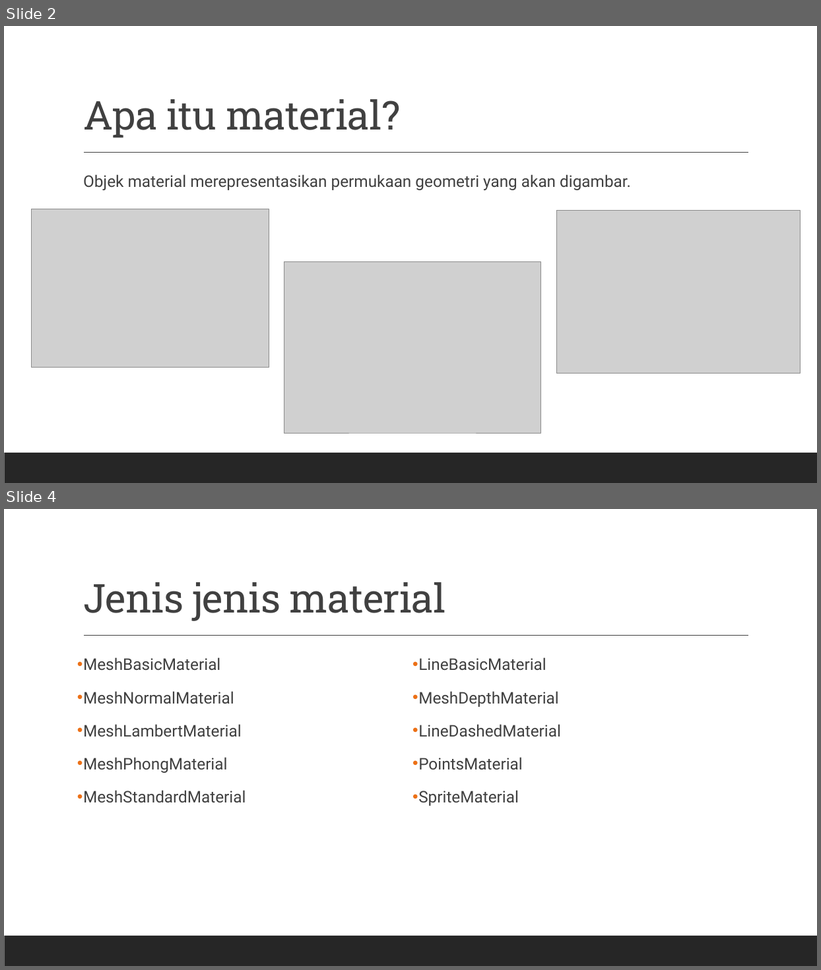
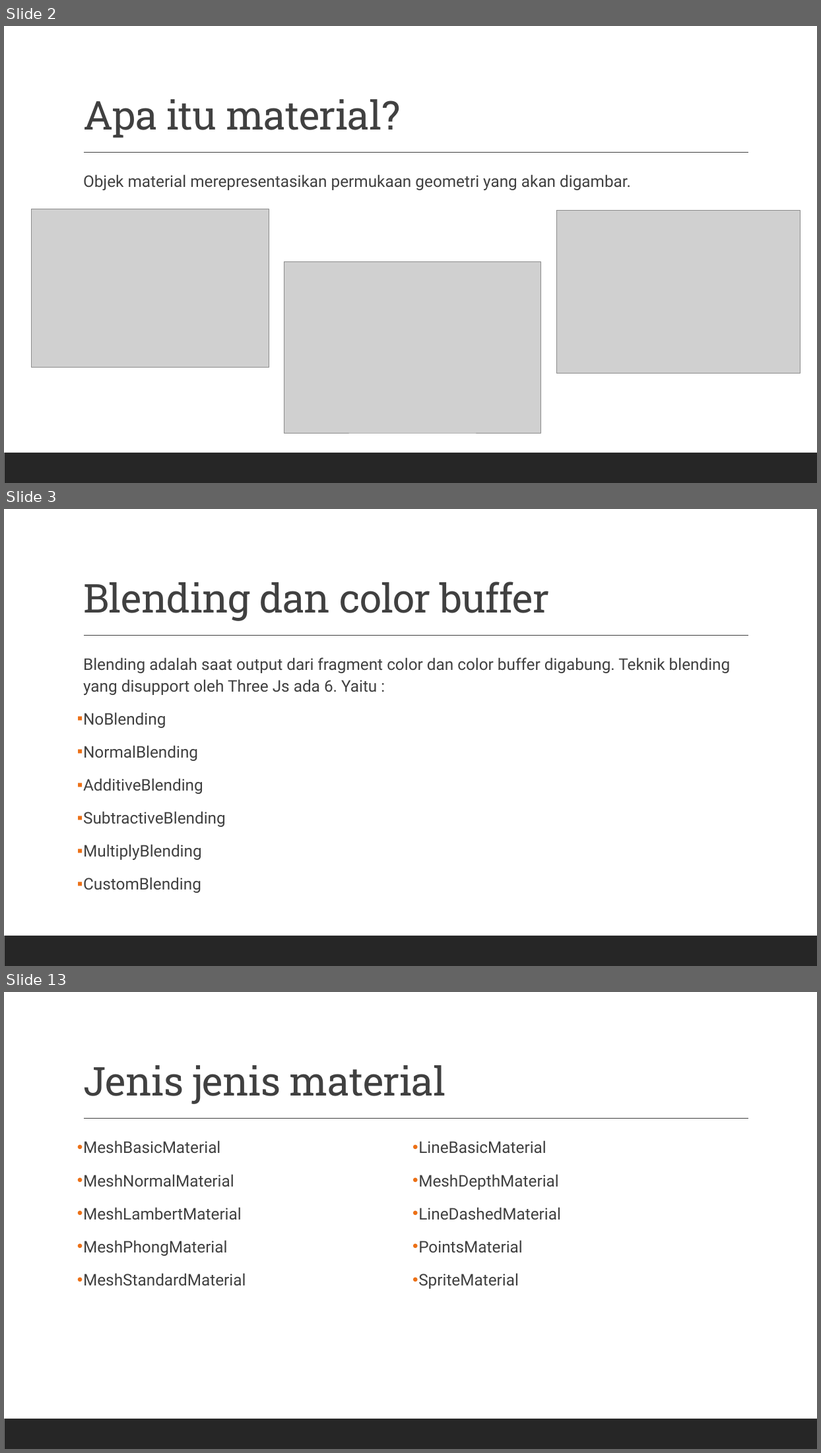
Before and after one commit to grafkom-2020/presentasi-threejs-grafkom-gang, a slide deck: documents/MATERIAL.pptx. Shown one above the other, each under a label of ours: slides 2 and 4 before the commit, slides 2, 3 and 13 after it; the slides between them are not shown. The pictures are 821x970 and 821x1453 pixels, drawn with LibreOffice and Linux fonts; fonts in the diff are those of the drawing; grey boxes stand for pictures. Boxes give left, top, right and bottom in pixels: in the first picture for what was removed or moved away, otherwise in the second. Text is boxed around its words. In the diff, an @@ line names an element or a change of style, - is before the commit and + after.

Commit message:
Stencil and blending

```diff
--- a/documents/MATERIAL.pptx
+++ b/documents/MATERIAL.pptx
@@ slide 3 added at <box>4,509,817,966</box>, background #FFFFFF; not listed: 2 template elements that a slide beside it also shows @@
@@ title added at <box>83,582,550,621</box>, 47 pt, text #404040 @@
+Blending dan color buffer
@@ text added at <box>83,657,731,893</box>, 19 pt, text #404040 @@
+  Blending adalah saat output dari fragment color dan color buffer digabung. Teknik blending yang disupport oleh Three Js ada 6. Yaitu :
+▪ NoBlending
+▪ NormalBlending
+▪ AdditiveBlending
+▪ SubtractiveBlending
+▪ MultiplyBlending
+▪ CustomBlending
@@ what was slide 4 is now slide 13 @@
```
Also in this commit, not shown: 1 slide changed, 8 other slides added.
